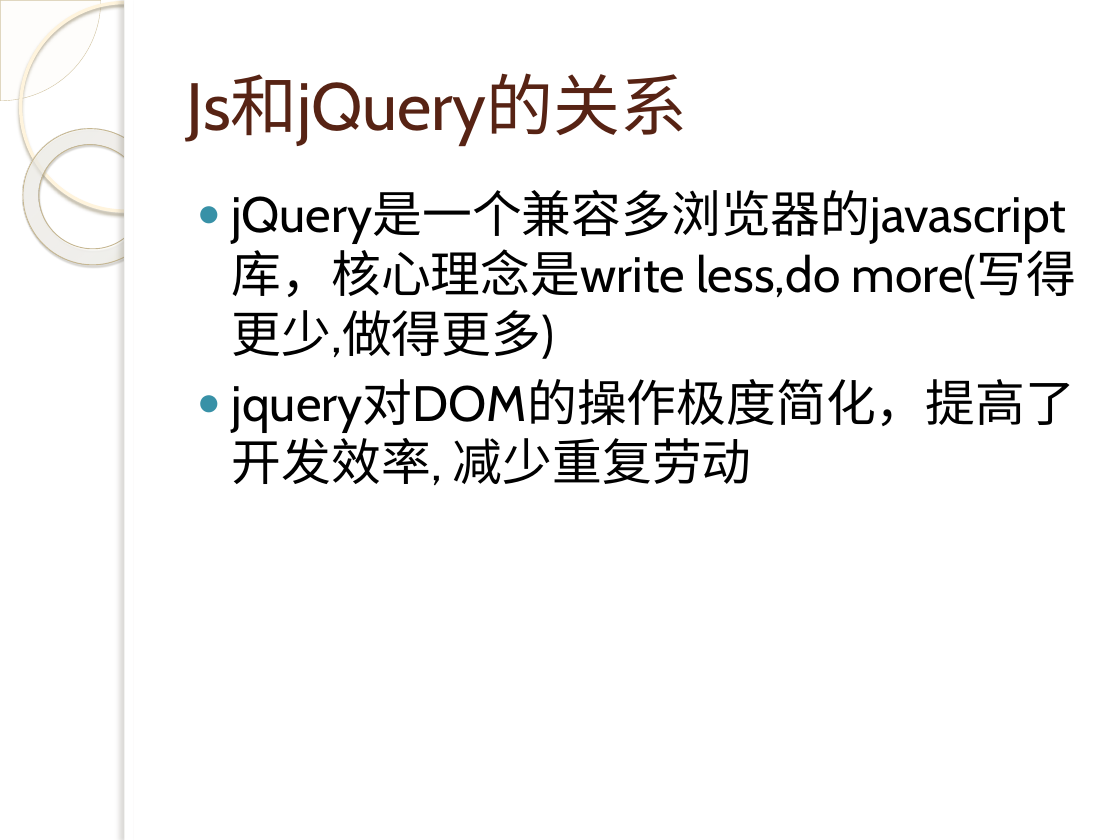
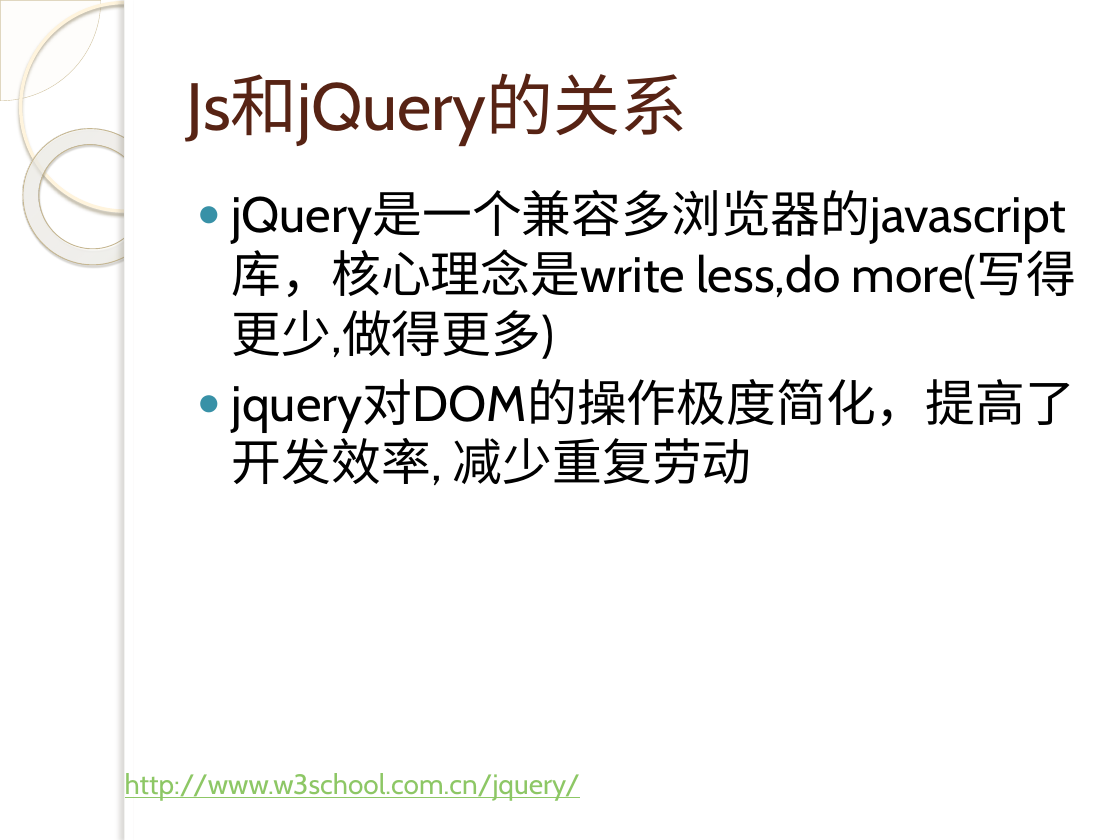
Before and after one commit to q315506754/algorithem, a slide deck: slide 13 of ps/js/演示文稿.pptx. Drawn at 1120x840 pixels with LibreOffice and Linux fonts; fonts in the diff are those of the drawing; background and template pictures are left out. Boxes give left, top, right and bottom in pixels: in the first picture for what was removed or moved away, otherwise in the second. Text is boxed around its words. In the diff, an @@ line names an element or a change of style, - is before the commit and + after.

```diff
--- a/ps/js/演示文稿.pptx
+++ b/ps/js/演示文稿.pptx
@@ text added at bbox=[125, 773, 580, 801], 18 pt, text #8DC765, underline @@
+http://www.w3school.com.cn/jquery/
```
Also in this commit, not shown: 1 other slide changed, 23 slides added, 9 other files.
